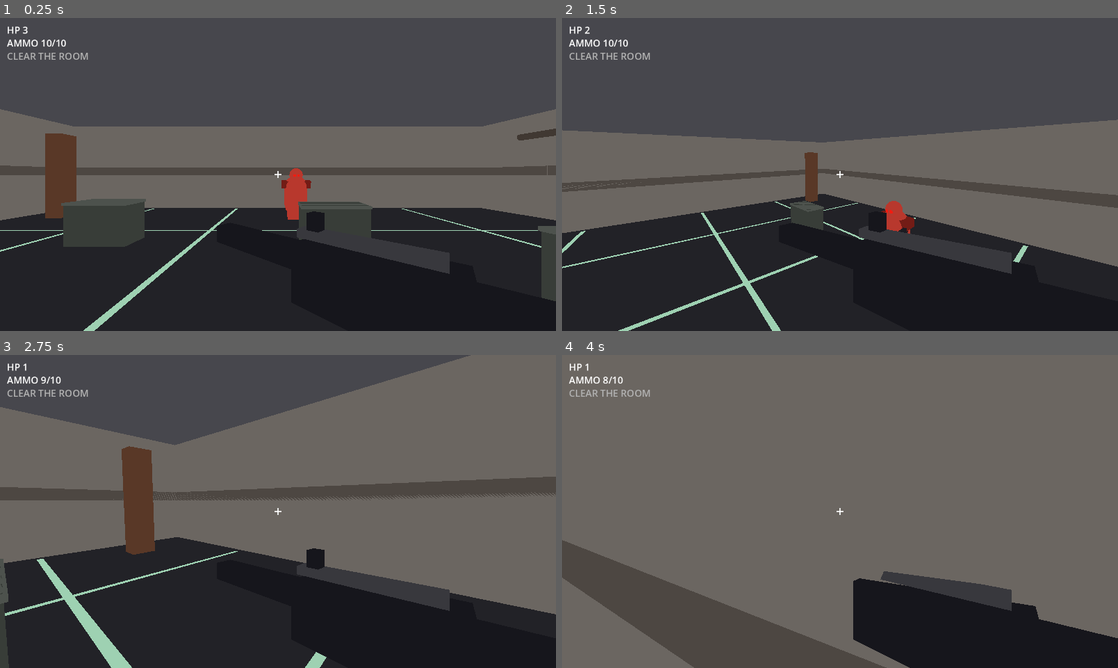
Above: before the commit, frames 1-4 (two rows, left to right).
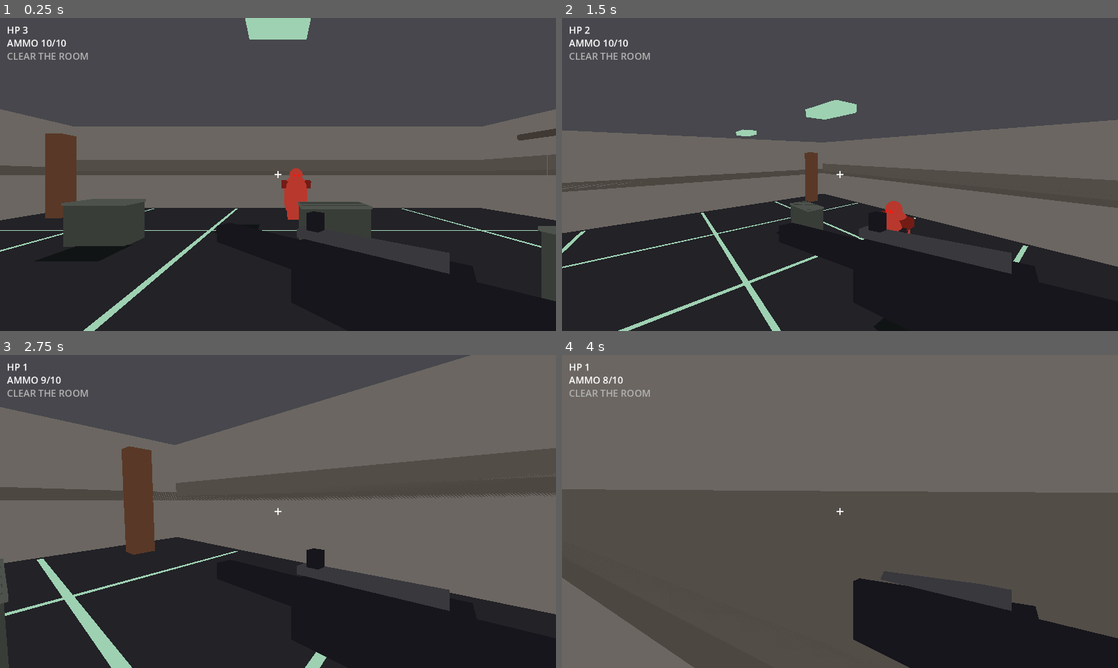
Above: after the commit, the same moments.

Repository: zachmofo/fps-studio
Game: Godot game, scene res://scenes/main.tscn
Same seed, same stepped clock (60 frames per second), same inputs: the game is played once before the commit and once after it.
Inputs (mouse positions are in pixels of both pictures, inside the frame that each line leads up to):
- Up to frame 1 (0.25 s): no input
- Up to frame 2 (1.5 s): move the mouse to (962, 158) at 0.52 s; press the mouse at (962, 158) at 0.53 s; hold D (move_right) 0.53-1.28 s; tap Space (jump) at 0.77 s; move the mouse to (812, 174) at 1.27 s; release the mouse at (812, 174) at 1.28 s; hold W (move_forward) from 1.28 s (still down); tap Shift (sprint) at 1.35 s
- Up to frame 3 (2.75 s): keep holding W (move_forward); tap Space (jump) at 1.52 s; move the mouse to (289, 505) at 2.02 s; press the mouse at (289, 505) at 2.03 s
- Up to frame 4 (4 s): keep holding W (move_forward); move the mouse to (834, 517) at 2.77 s; release the mouse at (834, 517) at 2.78 s; tap Shift (sprint) at 2.85 s; tap Space (jump) at 3.02, 3.77 s; move the mouse to (878, 514) at 3.52 s; press the mouse at (878, 514) at 3.53 s

The runs differ from the first frame. In frame 1, 3.0% of the frame differs, in the area x 13-100%, y 0-74%; in frame 2, 2.1%; in frame 3, 4.1%; in frame 4, 34%, in the area x 0-100%, y 42-100%.

Commit message:
I-17 arena dress: sealed door cages stains scuff in main.tscn

Diff:
--- a/scenes/main.tscn
+++ b/scenes/main.tscn
@@ -131,6 +131,50 @@
 bottom_radius = 0.12
 height = 8.0
 
+[sub_resource type="StandardMaterial3D" id="Mat_door"]
+shading_mode = 0
+albedo_color = Color(0.16, 0.16, 0.18, 1)
+
+[sub_resource type="BoxMesh" id="BoxMesh_door"]
+material = SubResource("Mat_door")
+size = Vector3(2.0, 2.4, 0.05)
+
+[sub_resource type="StandardMaterial3D" id="Mat_door_frame"]
+shading_mode = 0
+albedo_color = Color(0.35, 0.22, 0.16, 1)
+
+[sub_resource type="BoxMesh" id="BoxMesh_door_frame"]
+material = SubResource("Mat_door_frame")
+size = Vector3(2.12, 2.52, 0.03)
+
+[sub_resource type="StandardMaterial3D" id="Mat_cage"]
+shading_mode = 0
+albedo_color = Color(0.62, 0.82, 0.70, 1)
+
+[sub_resource type="BoxMesh" id="BoxMesh_cage"]
+material = SubResource("Mat_cage")
+size = Vector3(0.9, 0.14, 0.45)
+
+[sub_resource type="StandardMaterial3D" id="Mat_stain"]
+shading_mode = 0
+albedo_color = Color(0.08, 0.09, 0.09, 1)
+
+[sub_resource type="BoxMesh" id="BoxMesh_stain"]
+material = SubResource("Mat_stain")
+size = Vector3(1.2, 0.01, 0.9)
+
+[sub_resource type="StandardMaterial3D" id="Mat_scuff_mid"]
+shading_mode = 0
+albedo_color = Color(0.32, 0.30, 0.28, 1)
+
+[sub_resource type="BoxMesh" id="BoxMesh_scuff_mid_ns"]
+material = SubResource("Mat_scuff_mid")
+size = Vector3(20.0, 0.55, 0.04)
+
+[sub_resource type="BoxMesh" id="BoxMesh_scuff_mid_ew"]
+material = SubResource("Mat_scuff_mid")
+size = Vector3(0.04, 0.55, 20.0)
+
 [node name="Main" type="Node3D"]
 script = ExtResource("1_main")
 
@@ -151,6 +195,31 @@
 cast_shadow = 0
 mesh = SubResource("BoxMesh_grate")
 
+[node name="StainGrate" type="MeshInstance3D" parent="."]
+transform = Transform3D(1, 0, 0, 0, 1, 0, 0, 0, 1, 0.6, 0.012, 0.8)
+cast_shadow = 0
+mesh = SubResource("BoxMesh_stain")
+
+[node name="StainCoverMid" type="MeshInstance3D" parent="."]
+transform = Transform3D(1, 0, 0, 0, 1, 0, 0, 0, 1, 1.4, 0.012, -3.8)
+cast_shadow = 0
+mesh = SubResource("BoxMesh_stain")
+
+[node name="StainCoverPeek" type="MeshInstance3D" parent="."]
+transform = Transform3D(1, 0, 0, 0, 1, 0, 0, 0, 1, 4.2, 0.012, -1.6)
+cast_shadow = 0
+mesh = SubResource("BoxMesh_stain")
+
+[node name="StainCoverLeft" type="MeshInstance3D" parent="."]
+transform = Transform3D(1, 0, 0, 0, 1, 0, 0, 0, 1, -4.0, 0.012, -4.3)
+cast_shadow = 0
+mesh = SubResource("BoxMesh_stain")
+
+[node name="StainLane" type="MeshInstance3D" parent="."]
+transform = Transform3D(1, 0, 0, 0, 1, 0, 0, 0, 1, -1.2, 0.012, -6.2)
+cast_shadow = 0
+mesh = SubResource("BoxMesh_stain")
+
 [node name="StripX1" type="MeshInstance3D" parent="."]
 transform = Transform3D(1, 0, 0, 0, 1, 0, 0, 0, 1, 0, -0.009, -6.0)
 cast_shadow = 0
@@ -205,6 +274,21 @@
 cast_shadow = 0
 mesh = SubResource("BoxMesh_scuff_ns")
 
+[node name="ScuffMid" type="MeshInstance3D" parent="WallNorth"]
+transform = Transform3D(1, 0, 0, 0, 1, 0, 0, 0, 1, 0, 0.1, 0.08)
+cast_shadow = 0
+mesh = SubResource("BoxMesh_scuff_mid_ns")
+
+[node name="DoorFrame" type="MeshInstance3D" parent="WallNorth"]
+transform = Transform3D(1, 0, 0, 0, 1, 0, 0, 0, 1, 0, -0.8, 0.05)
+cast_shadow = 0
+mesh = SubResource("BoxMesh_door_frame")
+
+[node name="SealedDoor" type="MeshInstance3D" parent="WallNorth"]
+transform = Transform3D(1, 0, 0, 0, 1, 0, 0, 0, 1, 0, -0.8, 0.04)
+cast_shadow = 0
+mesh = SubResource("BoxMesh_door")
+
 [node name="WallSouth" type="StaticBody3D" parent="."]
 transform = Transform3D(1, 0, 0, 0, 1, 0, 0, 0, 1, 0, 2, 10.1)
 
@@ -247,6 +331,11 @@
 cast_shadow = 0
 mesh = SubResource("BoxMesh_scuff_ew")
 
+[node name="ScuffMid" type="MeshInstance3D" parent="WallEast"]
+transform = Transform3D(1, 0, 0, 0, 1, 0, 0, 0, 1, -0.08, 0.1, 0)
+cast_shadow = 0
+mesh = SubResource("BoxMesh_scuff_mid_ew")
+
 [node name="Ceiling" type="StaticBody3D" parent="."]
 transform = Transform3D(1, 0, 0, 0, 1, 0, 0, 0, 1, 0, 4.1, 0)
 
@@ -255,6 +344,21 @@
 
 [node name="CollisionShape3D" type="CollisionShape3D" parent="Ceiling"]
 shape = SubResource("BoxShape3D_ceiling")
+
+[node name="CageLight1" type="MeshInstance3D" parent="."]
+transform = Transform3D(1, 0, 0, 0, 1, 0, 0, 0, 1, -5.0, 3.85, -3.0)
+cast_shadow = 0
+mesh = SubResource("BoxMesh_cage")
+
+[node name="CageLight2" type="MeshInstance3D" parent="."]
+transform = Transform3D(1, 0, 0, 0, 1, 0, 0, 0, 1, 0.0, 3.85, -3.0)
+cast_shadow = 0
+mesh = SubResource("BoxMesh_cage")
+
+[node name="CageLight3" type="MeshInstance3D" parent="."]
+transform = Transform3D(1, 0, 0, 0, 1, 0, 0, 0, 1, 5.0, 3.85, -3.0)
+cast_shadow = 0
+mesh = SubResource("BoxMesh_cage")
 
 [node name="PillarFarLeft" type="StaticBody3D" parent="."]
 transform = Transform3D(1, 0, 0, 0, 1, 0, 0, 0, 1, -8.5, 1.6, -8.0)
Not shown: 1 places in scenes/main.tscn that only renumber resources
